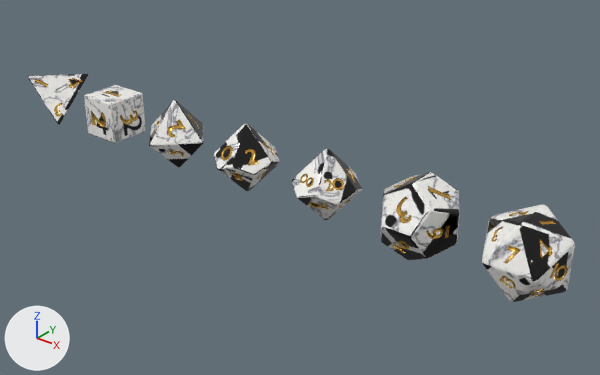
An edit to the glTF model public/dice/carrara-marble.glb, drawn before and after from the same camera.
Camera for both pictures: a 50 mm lens placed at (26.14, -104.36, 10.75), pointed at (11.23, -85.72, -0.81). The axes (+X, +Y, +Z) are drawn at lower left. The lights are the same throughout. The picture after the commit comes second. Vertices at exactly the same position are counted once.

Objects in the first picture: 'd10', 'd100', 'd12', 'd20', 'd4', 'd6', 'd8'.
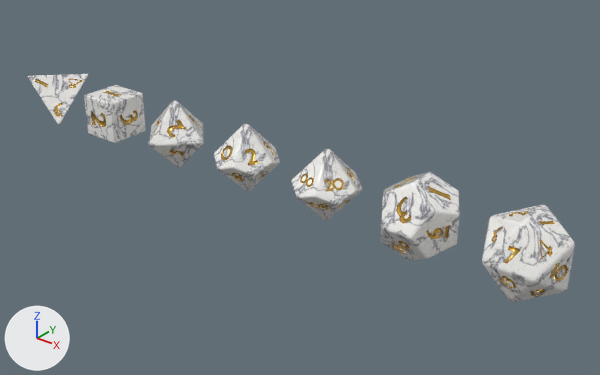
Where the change shows, as pixel boxes [x1, y1, x2, y2] in the pictures (600 x 375 px):
part 1 of me_carrara_marble_d4_001, reshaped: after [28, 74, 88, 125]
part 2 of me_carrara_marble_d4_001, surface changed: [28, 74, 87, 124] in both
part 3 of me_carrara_marble_d6_001, reshaped: before [84, 93, 146, 143]; after [84, 85, 146, 143]
part 4 of me_carrara_marble_d6_001, surface changed: [84, 85, 145, 142] in both
part 5 of me_carrara_marble_d8_001, reshaped: before [149, 100, 203, 147]; after [149, 100, 204, 167]
part 6 of me_carrara_marble_d8_001, surface changed: [149, 101, 203, 167] in both
part 7 of me_carrara_marble_d10_001, reshaped: before [214, 124, 280, 191]; after [214, 123, 280, 191]
part 8 of me_carrara_marble_d10_001, surface changed (black to white): [214, 125, 279, 191] in both
part 9 of me_carrara_marble_d12_001, reshaped: before [381, 174, 460, 260]; after [381, 172, 460, 260]
part 10 of me_carrara_marble_d12_001, surface changed: [382, 172, 460, 260] in both
part 11 of me_carrara_marble_d20_001, reshaped: [482, 205, 575, 302] in both
part 12 of me_carrara_marble_d20_001, surface changed (grey to white): [484, 205, 573, 302] in both
part 13 of me_carrara_marble_d100_001, reshaped: [291, 149, 362, 220] in both
part 14 of me_carrara_marble_d100_001, surface changed: [292, 151, 362, 220] in both

What changed in the scene script:
```text
Change me_carrara_marble_d4_001:
    remove me_carrara_marble_d4_001.from_pydata(...)  # 1704 vertices, 3422 faces; spans x -0.81..0.81, y -0.81..0.81, z -0.81..0.81
    add me_carrara_marble_d4_001.from_pydata(...)  # 1840 vertices, 3694 faces; spans x -0.81..0.81, y -0.81..0.81, z -0.81..0.81
    me_carrara_marble_d4_001 part 1: 24 vertices moved within x -0.8..0.8, y -0.8..0.8, z -0.8..0.8; 20 vertices removed from x -0.79..0.79, y -0.79..0.79, z -0.79..0.79; 156 vertices added at x -0.81..0.81, y -0.81..0.81, z -0.81..0.81
    me_carrara_marble_d4_001 part 2: 3228 kept faces spanning x -0.81..0.81, y -0.81..0.81, z -0.81..0.81 get new texture (UV) coordinates
Change me_carrara_marble_d6_001:
    remove me_carrara_marble_d6_001.from_pydata(...)  # 1051 vertices, 2104 faces; spans x -0.75..0.75, y -0.75..0.75, z -0.75..0.75
    add me_carrara_marble_d6_001.from_pydata(...)  # 1323 vertices, 2648 faces; spans x -0.75..0.75, y -0.75..0.75, z -0.75..0.75
    me_carrara_marble_d6_001 part 3: 96 vertices removed from x -0.74..0.74, y -0.74..0.74, z -0.74..0.74; 368 vertices added at x -0.75..0.75, y -0.75..0.75, z -0.75..0.75
    me_carrara_marble_d6_001 part 4: 1687 kept faces spanning x -0.75..0.75, y -0.75..0.75, z -0.75..0.75 get new texture (UV) coordinates
Change me_carrara_marble_d8_001:
    remove me_carrara_marble_d8_001.from_pydata(...)  # 1368 vertices, 2750 faces; spans x -1.23..1.23, y -1.23..1.23, z -1.23..1.23
    add me_carrara_marble_d8_001.from_pydata(...)  # 1638 vertices, 3290 faces; spans x -1.24..1.24, y -1.24..1.24, z -1.24..1.24
    me_carrara_marble_d8_001 part 5: 48 vertices removed from x -1.22..1.22, y -1.22..1.22, z -1.22..1.22; 318 vertices added at x -1.24..1.24, y -1.24..1.24, z -1.24..1.24
    me_carrara_marble_d8_001 part 6: 2375 kept faces spanning x -1.21..1.21, y -1.21..1.21, z -1.21..1.21 get new texture (UV) coordinates
Change me_carrara_marble_d10_001:
    remove me_carrara_marble_d10_001.from_pydata(...)  # 1884 vertices, 3782 faces; spans x -1.06..1.06, y -1.01..1.01, z -1.17..1.17
    add me_carrara_marble_d10_001.from_pydata(...)  # 2336 vertices, 4686 faces; spans x -1.06..1.06, y -1.01..1.01, z -1.18..1.18
    me_carrara_marble_d10_001 part 7: 51 vertices moved within x -1.06..0.87, y -1.01..1.01, z -1.17..1.16; 115 vertices removed from x -1.05..1.05, y -1.0..1.0, z -1.17..1.17; 567 vertices added at x -1.06..1.06, y -1.01..1.01, z -1.18..1.18
    me_carrara_marble_d10_001 part 8: 3128 kept faces spanning x -1.05..1.05, y -1.0..1.0, z -1.17..1.15 get new texture (UV) coordinates
Change me_carrara_marble_d12_001:
    remove me_carrara_marble_d12_001.from_pydata(...)  # 2536 vertices, 5086 faces; spans x -1.2..1.2, y -1.2..1.2, z -1.2..1.2
    add me_carrara_marble_d12_001.from_pydata(...)  # 3216 vertices, 6446 faces; spans x -1.2..1.2, y -1.2..1.2, z -1.2..1.2
    me_carrara_marble_d12_001 part 9: 84 vertices removed from x -1.18..1.18, y -1.18..1.18, z -1.18..1.18; 764 vertices added at x -1.2..1.2, y -1.2..1.2, z -1.2..1.2
    me_carrara_marble_d12_001 part 10: 4082 kept faces spanning x -1.2..1.2, y -1.2..1.2, z -1.2..1.2 get new texture (UV) coordinates
Change me_carrara_marble_d20_001:
    remove me_carrara_marble_d20_001.from_pydata(...)  # 4519 vertices, 9070 faces; spans x -1.14..1.14, y -1.14..1.14, z -1.14..1.14
    add me_carrara_marble_d20_001.from_pydata(...)  # 5191 vertices, 10414 faces; spans x -1.14..1.14, y -1.14..1.14, z -1.14..1.14
    me_carrara_marble_d20_001 part 11: 114 vertices moved within x -1.13..1.13, y -1.13..1.13, z -1.13..1.13; 210 vertices removed from x -1.14..1.14, y -1.14..1.14, z -1.14..1.14; 882 vertices added at x -1.14..1.14, y -1.14..1.14, z -1.14..1.14
    me_carrara_marble_d20_001 part 12: 8125 kept faces spanning x -1.13..1.13, y -1.13..1.13, z -1.13..1.13 get new texture (UV) coordinates
Change me_carrara_marble_d100_001:
    remove me_carrara_marble_d100_001.from_pydata(...)  # 3642 vertices, 7298 faces; spans x -1.06..1.06, y -1.01..1.01, z -1.17..1.17
    add me_carrara_marble_d100_001.from_pydata(...)  # 4094 vertices, 8202 faces; spans x -1.06..1.06, y -1.01..1.01, z -1.18..1.18
    me_carrara_marble_d100_001 part 13: 51 vertices moved within x -1.06..0.87, y -1.01..1.01, z -1.17..1.16; 115 vertices removed from x -1.05..1.05, y -1.0..1.0, z -1.17..1.17; 567 vertices added at x -1.06..1.06, y -1.01..1.01, z -1.18..1.18
    me_carrara_marble_d100_001 part 14: 6622 kept faces spanning x -1.05..1.05, y -1.0..1.0, z -1.17..1.15 get new texture (UV) coordinates
```
